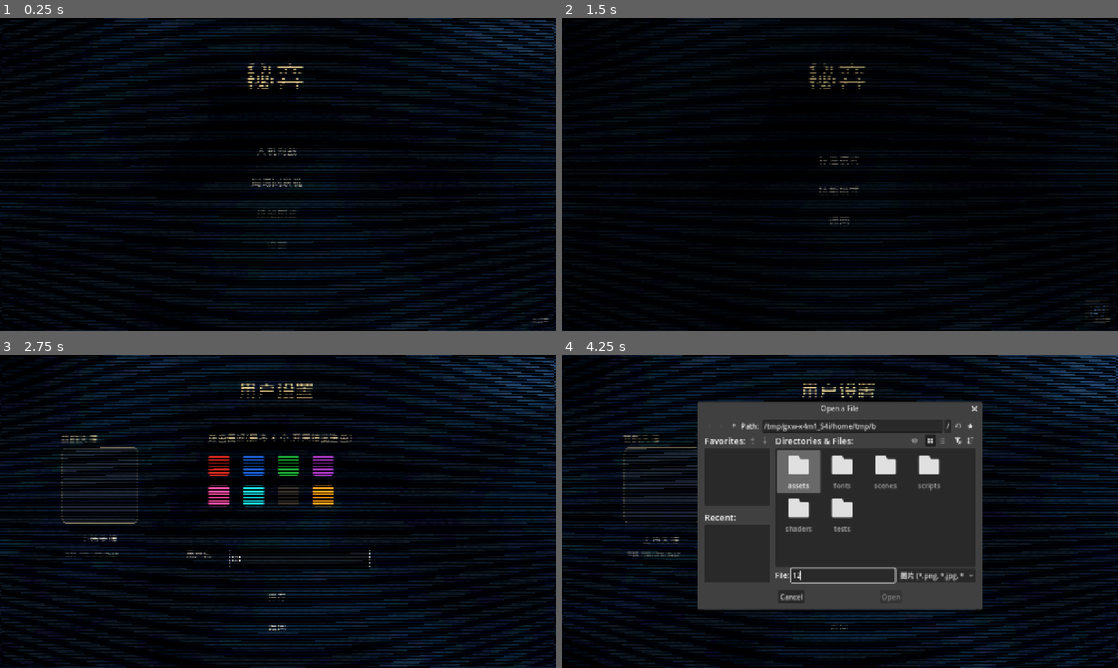
Above: before the commit, frames 1-4 (two rows, left to right).
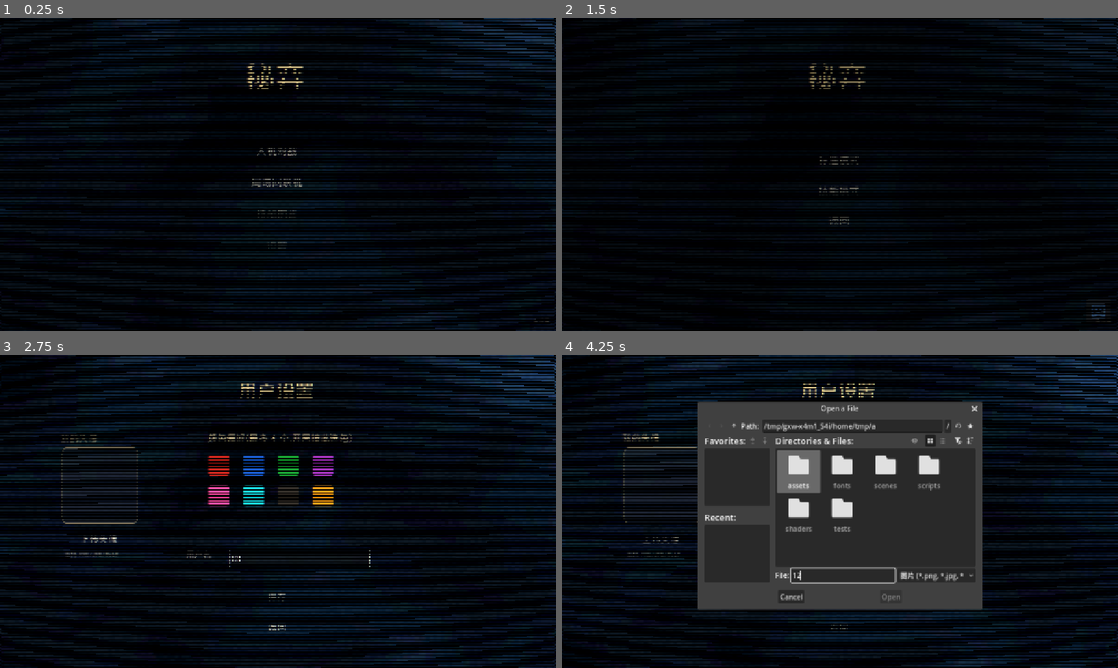
Above: after the commit, the same moments.

Repository: Lurongshika/ChessGame
Game: Godot game, scene res://scenes/main.tscn
The game is run twice, just before and just after one commit, with the same random seed, the same clock (stepped at 60 frames per second) and the same inputs.
Inputs (mouse positions are in pixels of both pictures, inside the frame that each line leads up to):
- Up to frame 1 (0.25 s): no input
- Up to frame 2 (1.5 s): click "人机对战" at 0.5 s; click (1101, 312) at 1.27 s
- Up to frame 3 (2.75 s): click (300, 558) at 2.02 s; type "12" at 2.1 s
- Up to frame 4 (4.25 s): click "上传头像" at 2.75 s; click (845, 574) at 3.52 s; type "12" at 3.6 s

The runs differ from the first frame. In frame 1, 18% of the frame differs, in the area x 0-100%, y 0-100%; in frame 2, 5.6%; in frame 3, 24%; in frame 4, 22%.

Commit message:
修复CRT强度0时仍弯曲采样导致图鉴/个人信息条纹

Diff:
--- a/shaders/crt.gdshader
+++ b/shaders/crt.gdshader
@@ -11,11 +11,11 @@
 uniform float brightness : hint_range(0.8, 1.6) = 1.15;
 uniform float strength : hint_range(0.0, 1.0) = 1.0;
 
-// 屏幕弯曲:边缘向内凹陷
+// 屏幕弯曲:边缘向内凹陷(位移随 strength 缩放,强度 0 时完全不弯曲,避免密集纹理条纹)
 vec2 curve(vec2 uv) {
 	uv = (uv - 0.5) * 2.0;
 	vec2 offset = abs(uv.yx) / vec2(max(curve_val, 1.0), max(curve_val, 1.0));
-	uv = uv + uv * offset * offset;
+	uv = uv + uv * offset * offset * strength;
 	uv = (uv / 2.0) + 0.5;
 	return uv;
 }
@@ -72,6 +72,6 @@
 	vec3 raw = texture(screen_texture, s_uv).rgb;
 	// 完整 CRT 效果
 	vec3 eff = crt_color(s_uv);
-	// 效果强度:0 = 仅保留曲率(无扫描线/色散/提亮),1 = 完整效果
+	// 效果强度:0 = 完全关闭 CRT(含曲率),1 = 完整效果
 	COLOR = vec4(mix(raw, eff, strength), 1.0);
 }
